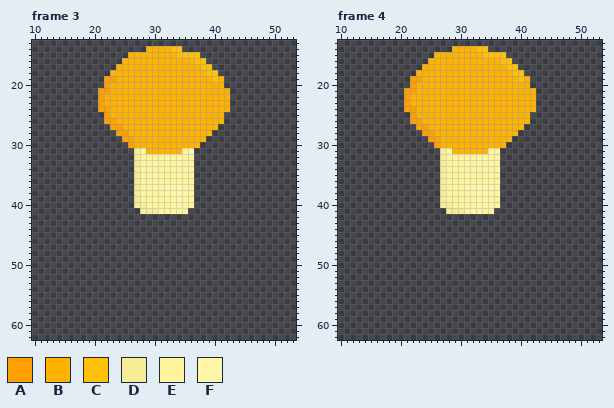
Pixel-art file, stored at Assets/Sprites/Enemy/Mushroom/Slam/Mushroom_Slam_Up.aseprite. This is how it looked before the edit.
64x64 pixels, 15 frames. Shown: frame 3: x 10..53, y 13..62; frame 4: x 10..53, y 13..62. The commit also changed other frames, which this record leaves out.
Visible layers, top first: "Fx", "Cap", "Body", "B Cap".
Palette (. is transparent): A #ffa000  B #ffb300  C #ffc107  D #f7ed96  E #fff59d  F #fff6a6
Pixels before, frame 3, first column x 21:
14 ........BBBBCC........
15 .....BBBBBBBBCCCC.....
16 ....BBBBBBBBBBBBCC....
17 ...BBBBBBBBBBBBBBCC...
18 ..BBBBBBBBBBBBBBBBCC..
19 .AABBBBBBBBBBBBBBBBCB.
20 .ABBBBBBBBBBBBBBBBBBB.
21 AABBBBBBBBBBBBBBBBBBBB
22 ABBBBBBBBBBBBBBBBBBBBB
23 ABBBBBBBBBBBBBBBBBBBBB
24 AABBBBBBBBBBBBBBBBBBBB
25 .ABBBBBBBBBBBBBBBBBBB.
26 .AABBBBBBBBBBBBBBBBBB.
27 ..AABBBBBBBBBBBBBBBB..
28 ...AABBBBBBBBBBBBBB...
29 ....AABBBBBBBBBBBB....
30 .....ABBBBBBBBBBB.....
31 ......DEBBBBBBEE......
32 ......DEEEEEEEEE......
33 ......DEEEEEEEEE......
34 ......DEEEEEEEEE......
35 ......DEEEEEEEEE......
36 ......DEEEEEEEEE......
37 ......DEEEEFFFFE......
38 ......DEEEEFFFFE......
39 ......DEEEEEFFEE......
40 ......DDEEEEEEEE......
41 .......DDDEEEEE.......
Pixels before, frame 4, first column x 21:
14 ........BBBBCC........
15 .....BBBBBBBBCCCC.....
16 ....BBBBBBBBBBBBCC....
17 ...BBBBBBBBBBBBBBCC...
18 ..BBBBBBBBBBBBBBBBCC..
19 .AABBBBBBBBBBBBBBBBCB.
20 .ABBBBBBBBBBBBBBBBBBB.
21 AABBBBBBBBBBBBBBBBBBBB
22 ABBBBBBBBBBBBBBBBBBBBB
23 ABBBBBBBBBBBBBBBBBBBBB
24 AABBBBBBBBBBBBBBBBBBBB
25 .ABBBBBBBBBBBBBBBBBBB.
26 .AABBBBBBBBBBBBBBBBBB.
27 ..AABBBBBBBBBBBBBBBB..
28 ...AABBBBBBBBBBBBBB...
29 ....AABBBBBBBBBBBB....
30 .....ABBBBBBBBBBB.....
31 ......DEBBBBBBEE......
32 ......DEEEEEEEEE......
33 ......DEEEEEEEEE......
34 ......DEEEEEEEEE......
35 ......DEEEEEEEEE......
36 ......DEEEEEEEEE......
37 ......DEEEEFFFFE......
38 ......DEEEEFFFFE......
39 ......DEEEEEFFEE......
40 ......DDEEEEEEEE......
41 .......DDDEEEEE.......
After the commit:
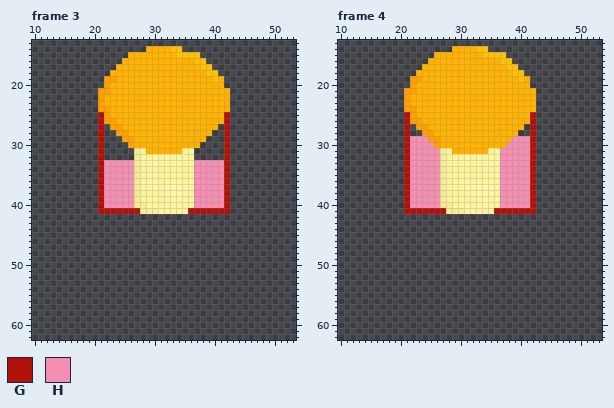
Colours new in this view: G #b0120a  H #f48fb1
What changed:
layer "Telegraph" added
Changed rows in their new state; - is an unchanged pixel.
Frame 3, layer "Telegraph":
first column x 21:
25 G--------------------G
26 G--------------------G
27 G--------------------G
28 G--------------------G
29 G--------------------G
30 G--------------------G
31 G--------------------G
32 G--------------------G
33 GHHHHH----------HHHHHG
34 GHHHHH----------HHHHHG
35 GHHHHH----------HHHHHG
36 GHHHHH----------HHHHHG
37 GHHHHH----------HHHHHG
38 GHHHHH----------HHHHHG
39 GHHHHH----------HHHHHG
40 GHHHHH----------HHHHHG
41 GGGGGGG--------GGGGGGG
Frame 4, layer "Telegraph":
first column x 21:
25 G--------------------G
26 G--------------------G
27 G--------------------G
28 G--------------------G
29 GHHH--------------HHHG
30 GHHHH------------HHHHG
31 GHHHHH----------HHHHHG
32 GHHHHH----------HHHHHG
33 GHHHHH----------HHHHHG
34 GHHHHH----------HHHHHG
35 GHHHHH----------HHHHHG
36 GHHHHH----------HHHHHG
37 GHHHHH----------HHHHHG
38 GHHHHH----------HHHHHG
39 GHHHHH----------HHHHHG
40 GHHHHH----------HHHHHG
41 GGGGGGG--------GGGGGGG
Changed places in both pictures, as pixel boxes (x1, y1, x2, y2):
added: (98, 112, 140, 214)
added: (188, 112, 230, 214)
added: (404, 112, 446, 214)
added: (494, 112, 536, 214)
